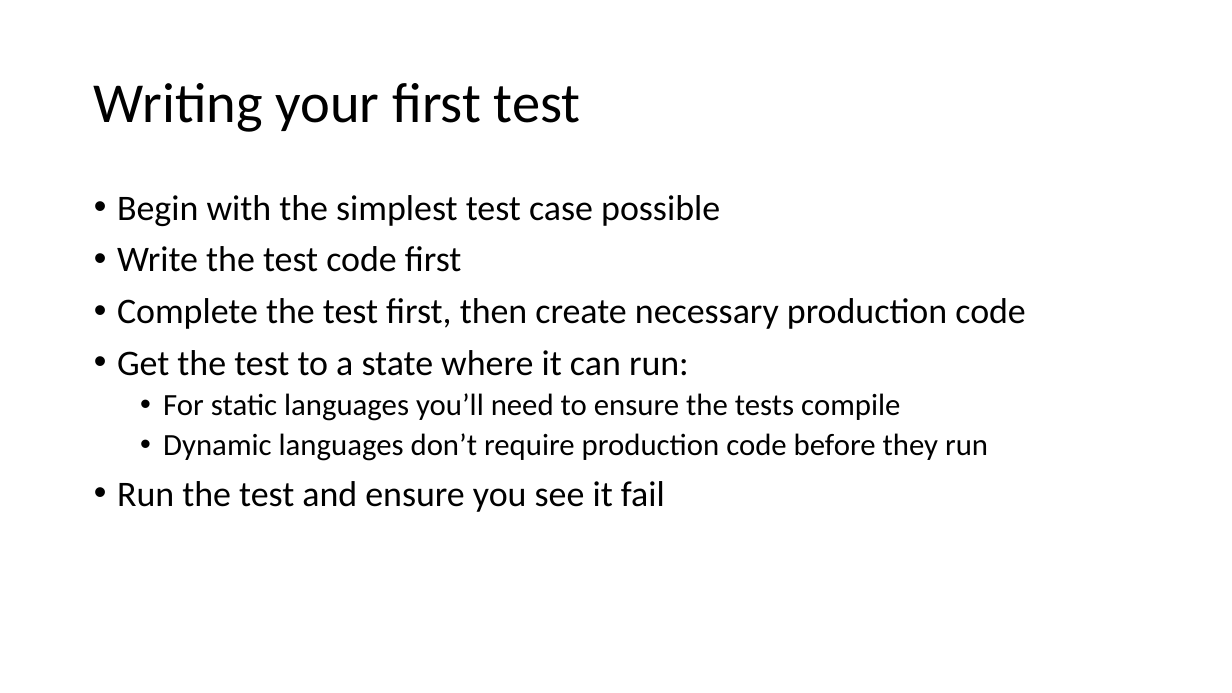
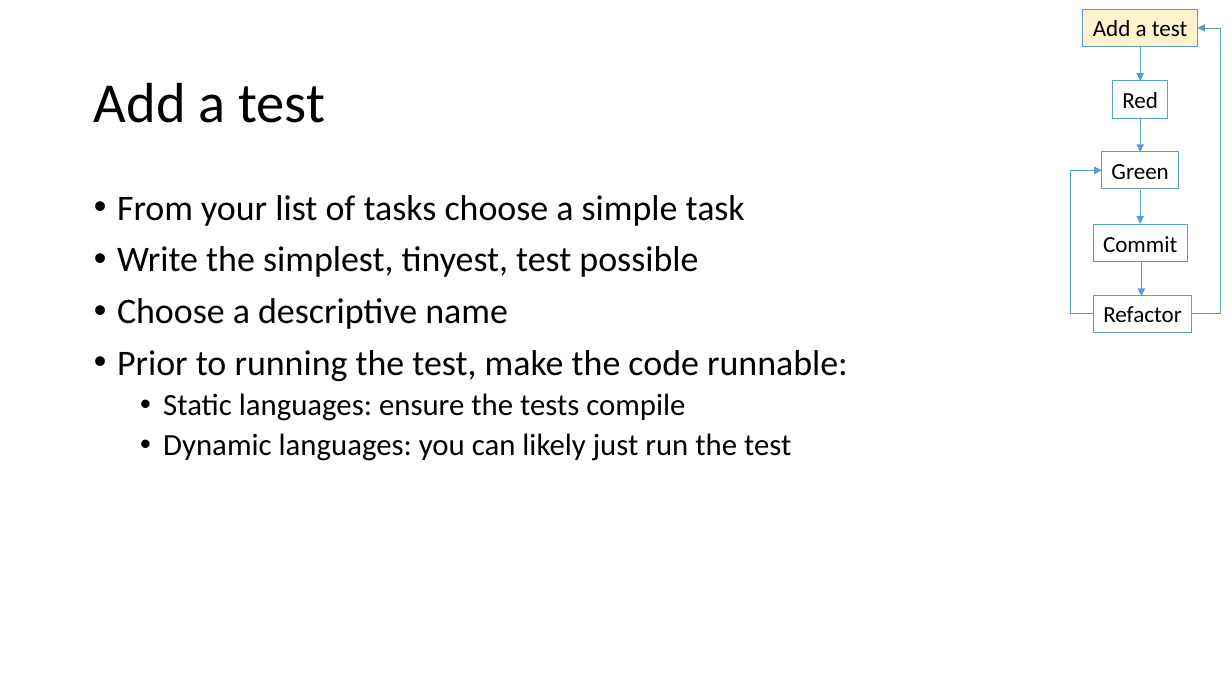
Before and after one commit to LlanddewiLovesYou/TDD_Darts, a slide deck: slide 6 of curriculum.pptx (slide 4 before the commit). Drawn at 1232x693 pixels with LibreOffice and Linux fonts; fonts in the diff are those of the drawing. Boxes give left, top, right and bottom in pixels: in the first picture for what was removed or moved away, otherwise in the second. Text is boxed around its words. In the diff, an @@ line names an element or a change of style, - is before the commit and + after.

```diff
--- a/curriculum.pptx
+++ b/curriculum.pptx
@@ rectangle added at bbox=[1083, 9, 1198, 46], fill #FFF2CC, outline #5B9BD5 0.75 pt, 18 pt, text #000000 @@
+Add a test
@@ elbow arrow added from (1192, 314) to (1198, 28), #5B9BD5 0.5 pt @@
@@ arrow added from (1141, 46) to (1141, 80), #5B9BD5 0.5 pt @@
@@ title at bbox=[94, 82, 325, 123]: text changed @@
-Writing your first test
+Add a test
@@ rectangle added at bbox=[1113, 80, 1167, 117], outline #5B9BD5 0.75 pt, 18 pt, text #000000 @@
+Red
@@ arrow added from (1141, 117) to (1141, 152), #5B9BD5 0.5 pt @@
@@ elbow arrow added from (1093, 314) to (1102, 170), #5B9BD5 0.5 pt @@
@@ rectangle added at bbox=[1102, 152, 1178, 189], outline #5B9BD5 0.75 pt, 18 pt, text #000000 @@
+Green
@@ text at bbox=[117, 195, 848, 461]: text changed @@
-• Begin with the simplest test case possible
-• Write the test code first
-• Complete the test first, then create necessary production code
-• Get the test to a state where it can run:
-  • For static languages you’ll need to ensure the tests compile
-  • Dynamic languages don’t require production code before they run
-• Run the test and ensure you see it fail
+• From your list of tasks choose a simple task
+• Write the simplest, tinyest, test possible
+• Choose a descriptive name
+• Prior to running the test, make the code runnable:
+  • Static languages: ensure the tests compile
+  • Dynamic languages: you can likely just run the test
@@ arrow added from (1141, 189) to (1141, 224), #5B9BD5 0.5 pt @@
@@ rectangle added at bbox=[1093, 225, 1188, 262], outline #5B9BD5 0.75 pt, 18 pt, text #000000 @@
+Commit
@@ arrow added from (1141, 262) to (1141, 296), #5B9BD5 0.5 pt @@
@@ rectangle added at bbox=[1093, 295, 1191, 332], outline #5B9BD5 0.75 pt, 18 pt, text #000000 @@
+Refactor
```
Also in this commit, not shown: 3 other slides changed, 14 slides added, 4 slides removed.
